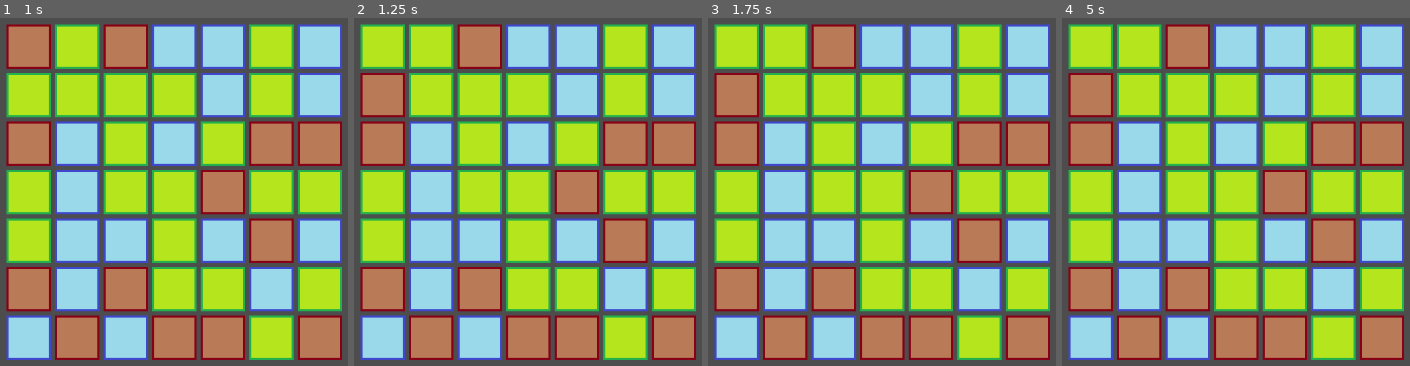
Above: before the commit, frames 1-4 (left to right).
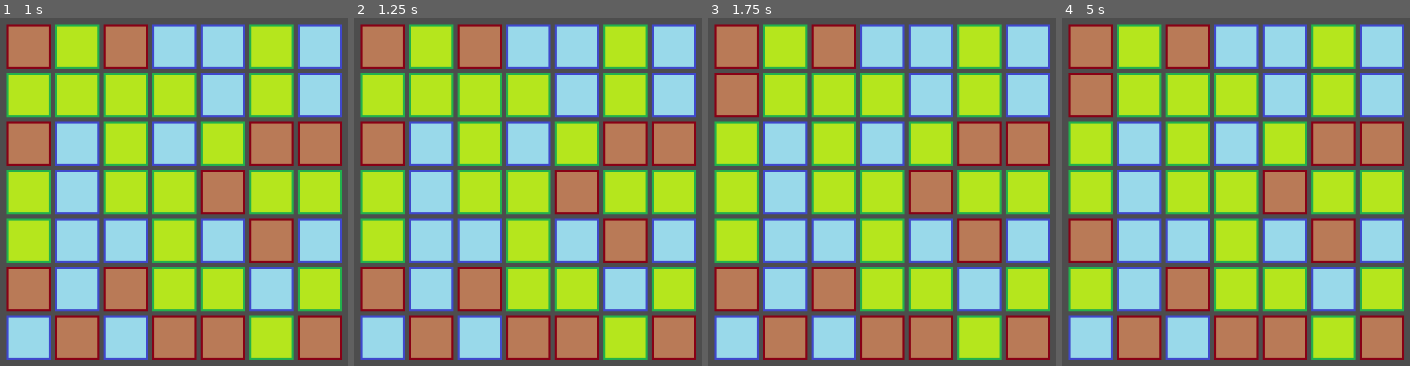
Above: after the commit, the same moments.

Repository: ivo4/hkpn
Game: Godot game, scene res://scenes/match_three/match_three.tscn
The game is run twice, just before and just after one commit, with the same random seed, the same clock (stepped at 60 frames per second) and the same inputs. The project has no main scene, so this scene is started directly.
Inputs (mouse positions are in pixels of both pictures, inside the frame that each line leads up to):
- Up to frame 1 (1 s): tap Enter (ui_accept) at 0.5 s; drag from (27, 45) to (27, 192) at 0.52 s
- Up to frame 2 (1.25 s): no input
- Up to frame 3 (1.75 s): drag from (735, 94) to (735, 240) at 1.27 s
- Up to frame 4 (5 s): tap Enter (ui_accept) at 2, 2.75, 4.25 s; move the mouse to (1089, 143) at 2.02 s; hold Left (ui_left) 2.03-2.75 s; click (1089, 143) at 2.1 s; drag from (1089, 192) to (1089, 45) at 2.77 s; drag from (1089, 240) to (1089, 94) at 3.52 s; drag from (1089, 289) to (1089, 94) at 4.27 s

Frame 1 is identical in both runs. In frame 2, 3.3% of the frame differs, in the area x 1-15%, y 1-29%; in frame 3, 3.3%; in frame 4, 6.7%, in the area x 1-15%, y 1-85%.

Commit message:
Swap tiles if dragged more than half the way

Diff:
--- a/scenes/match_three/grid.gd
+++ b/scenes/match_three/grid.gd
@@ -42,23 +42,14 @@
 
 		if event is InputEventMouseButton:
 			if !event.pressed:
-				on_drag_end()
+				on_drag_end(event.position)
 
-func on_tile_drag(mousePos):
-	var diff = mousePos - dragged_tile.drag_start_pos
+func on_tile_drag(mouse_pos: Vector2):
+	var diff: Vector2 = get_drag_diff(mouse_pos)
+	var new_neighbour_tile = get_drag_neighbour(diff)
 
-	if abs(diff.x) > abs(diff.y):
-		diff.y = 0
-		diff.x = clamp(diff.x, -tile_size_with_gap, tile_size_with_gap)
-	else:
-		diff.x = 0
-		diff.y = clamp(diff.y, -tile_size_with_gap, tile_size_with_gap)
-
-	var neighbour_index = dragged_tile.index + sign(diff)
-
-	if is_valid_index(neighbour_index):
+	if new_neighbour_tile:
 		dragged_tile.position = get_default_pos(dragged_tile.index) + diff
-		var new_neighbour_tile = tiles[neighbour_index.x][neighbour_index.y]
 
 		if (neighbour_tile && new_neighbour_tile != neighbour_tile):
 			reset_position(neighbour_tile)
@@ -71,12 +62,45 @@
 		if neighbour_tile:
 			reset_position(neighbour_tile)
 
-func on_drag_end():
+func get_drag_diff(mouse_pos: Vector2) -> Vector2:
+	var diff: Vector2 = mouse_pos - dragged_tile.drag_start_pos
+
+	if abs(diff.x) > abs(diff.y):
+		diff.y = 0
+		diff.x = clamp(diff.x, -tile_size_with_gap, tile_size_with_gap)
+	else:
+		diff.x = 0
+		diff.y = clamp(diff.y, -tile_size_with_gap, tile_size_with_gap)
+
+	return diff
+
+func get_drag_neighbour(diff: Vector2) -> Tile:
+	var neighbour_index = dragged_tile.index + sign(diff)
+
+	if is_valid_index(neighbour_index):
+		return tiles[neighbour_index.x][neighbour_index.y]
+	else:
+		return null
+
+func on_drag_end(mouse_pos: Vector2):
+	var diff = get_drag_diff(mouse_pos)
+
+	if (get_drag_neighbour(diff) && diff.length() > tile_size_with_gap * 0.5):
+		swap_tiles()
+
 	resetting_tiles = [dragged_tile, neighbour_tile]
 	dragged_tile.on_drag_end()
 	dragged_tile = null
 	neighbour_tile = null
 	set_process_input(false)
+
+func swap_tiles():
+	var temp_index = dragged_tile.index
+	dragged_tile.index = neighbour_tile.index
+	neighbour_tile.index = temp_index
+
+	tiles[dragged_tile.index.x][dragged_tile.index.y] = dragged_tile
+	tiles[neighbour_tile.index.x][neighbour_tile.index.y] = neighbour_tile
 
 func get_default_pos(index: Vector2) -> Vector2:
 	return index * tile_size_with_gap
@@ -87,10 +111,10 @@
 func is_valid_index(index: Vector2) -> bool:
 	return index.x >= 0 and index.x < columns and index.y >= 0 and index.y < rows
 
-func _process(delta):
+func _process(delta: float):
 	animate_tile_reset(delta)
 
-func animate_tile_reset(delta):
+func animate_tile_reset(delta: float):
 	if !resetting_tiles.is_empty():
 		for tile in resetting_tiles:
 			if !tile:
